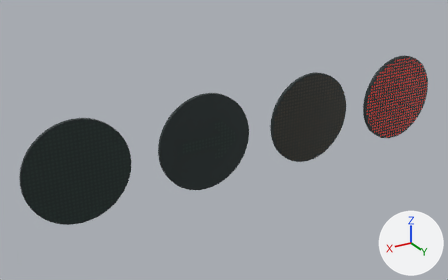
Renders of the glTF model assets/models/goter-crossing/lens.glb from each side of a commit.
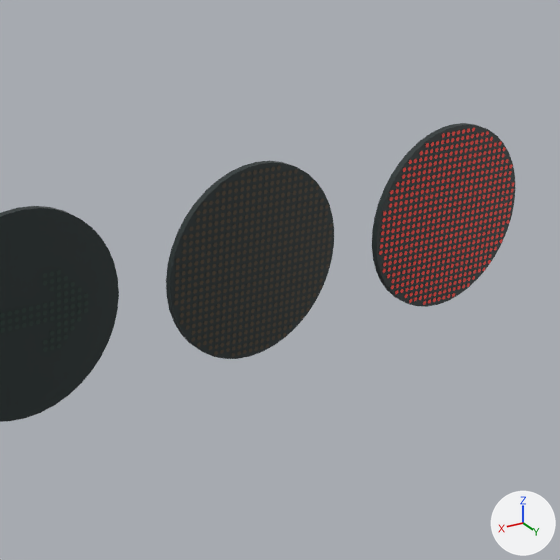
Each version is shown whole from a camera (50 mm lens) standing at (0.961, 1.394, 0.846) and looking at (0.097, -0.046, 0.126), then close up on the part from 44% to 100% of the width and 0% to 90% of the height. Arrows for +X, +Y and +Z are at lower right; the lights stay in place. The older version's two pictures come first. Where no turn or scale is listed for an object, it has been applied to the vertices. Vertices at exactly the same position are counted once.

Objects in the first close-up: 'lens'.
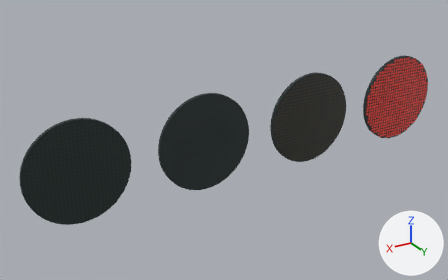
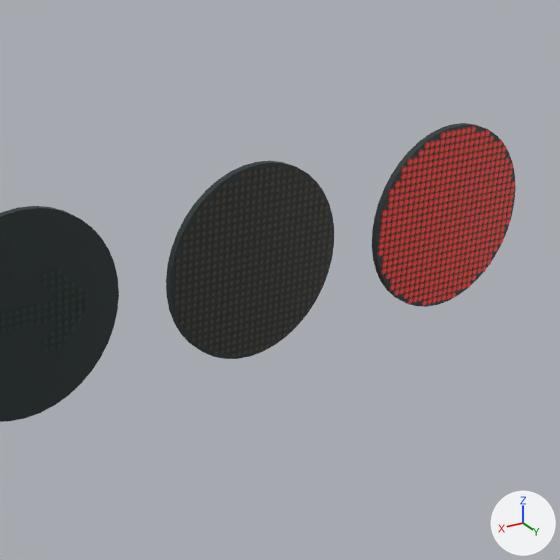
What differs and where, as boxes (x1, y1, x2, y2) in the close-ups (560 x 560 px):
'lens', reshaped, moved: (0, 123, 515, 422) in both
part 1 of me_lens, deleted: before (380, 127, 509, 305)
part 2 of me_lens, built on: before (379, 130, 514, 303); after (377, 126, 515, 306)

The edits, one by one:
me_lens is used by ob_lens; location (0.0, -0.002, 0.153).
me_lens had 11192 vertices, 7872 faces and spanned x -0.695..0.695, y -0.006..0.006, z -0.143..0.143.
me_lens now has 14654 vertices, 10180 faces and spans x -0.695..0.695, y -0.006..0.006, z -0.143..0.143.
me_lens part 1: 318 loose pieces with 1908 vertices, spanning x -0.668..-0.416, y 0.006, z -0.136..0.136, are deleted.
me_lens part 2: 691 vertices moved within x -0.687..-0.417, y 0.006, z -0.133..0.133; 683 vertices removed from x -0.688..-0.416, y 0.006, z -0.136..0.136; 6053 vertices added at x -0.689..-0.413, y 0.005..0.006, z -0.138..0.138.
Other edits to the shape of me_lens do not show in these pictures.
